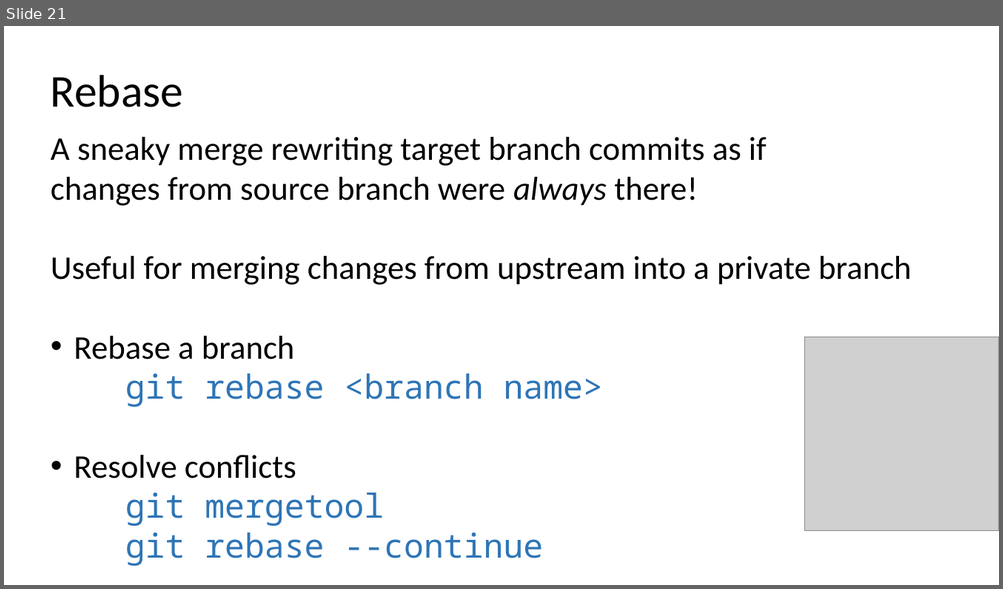
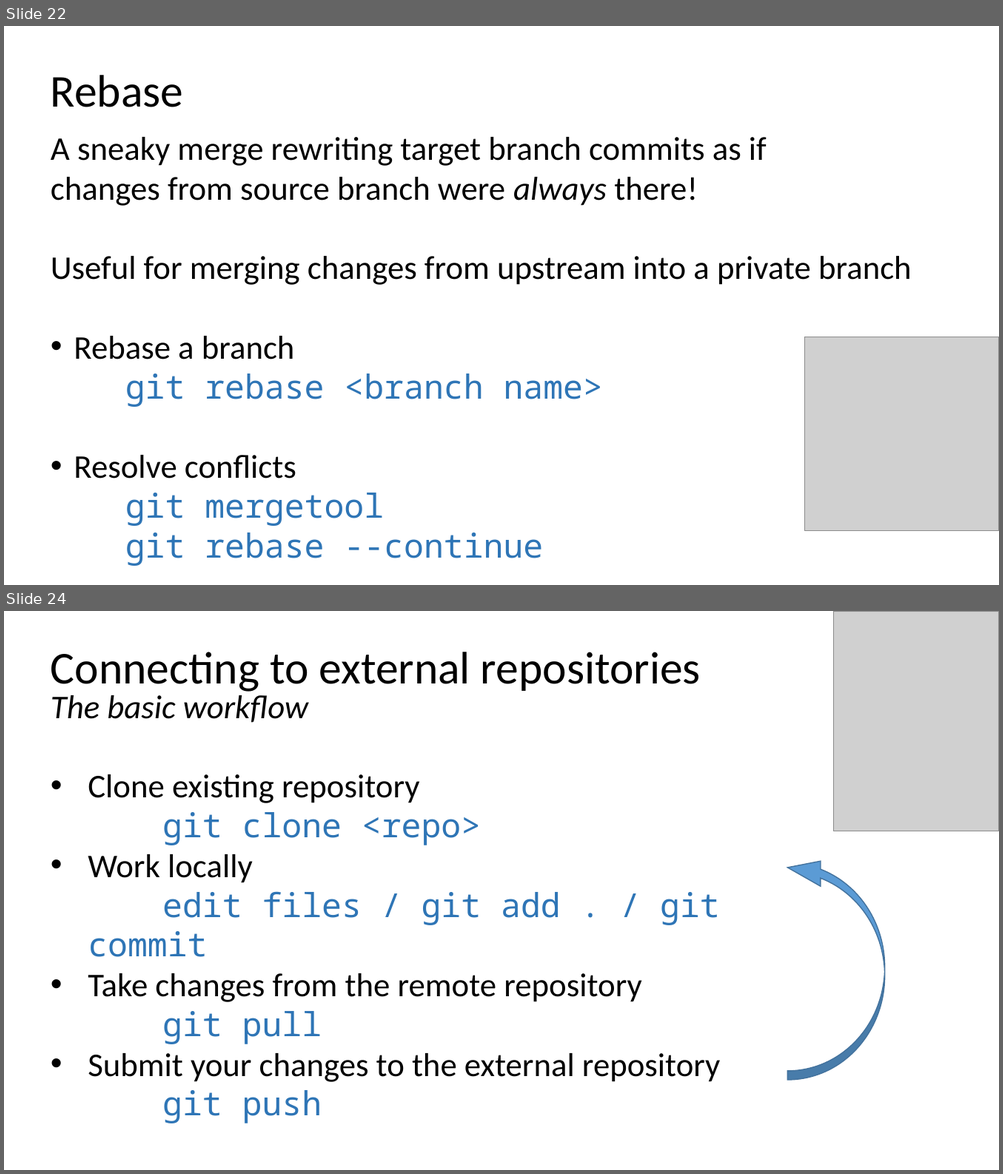
Before and after one commit to ogvolkov/git-101, a slide deck: git101.pptx. Shown one above the other, each under a label of ours: slide 21 before the commit, slides 22 and 24 after it; the slides between them are not shown. The pictures are 1003x589 and 1003x1174 pixels, drawn with LibreOffice and Linux fonts; fonts in the diff are those of the drawing; grey boxes stand for pictures. Boxes give left, top, right and bottom in pixels: in the first picture for what was removed or moved away, otherwise in the second. Text is boxed around its words. In the diff, an @@ line names an element or a change of style, - is before the commit and + after.

Commit message:
More about remotes and additional commit stuff

```diff
--- a/git101.pptx
+++ b/git101.pptx
@@ slide 24 added at box(4, 611, 999, 1170), background #FFFFFF @@
@@ picture added at box(834, 611, 999, 832) @@
@@ text added at box(51, 652, 700, 692), 44 pt, text #000000 @@
+Connecting to external repositories
@@ text added at box(51, 691, 720, 1124), 32 pt, text #000000 @@
+The basic workflow
+• Clone existing repository
+  git clone <repo>
+• Work locally
+  edit files / git add . / git commit
+• Take changes from the remote repository
+  git pull
+• Submit your changes to the external repository
+  git push
@@ curved up arrow added at box(788, 855, 885, 1080), fill #5B9BD5, outline #43739E 1 pt @@
@@ what was slide 21 is now slide 22 @@
```
Also in this commit, not shown: 2 slides changed, 7 other slides added.
